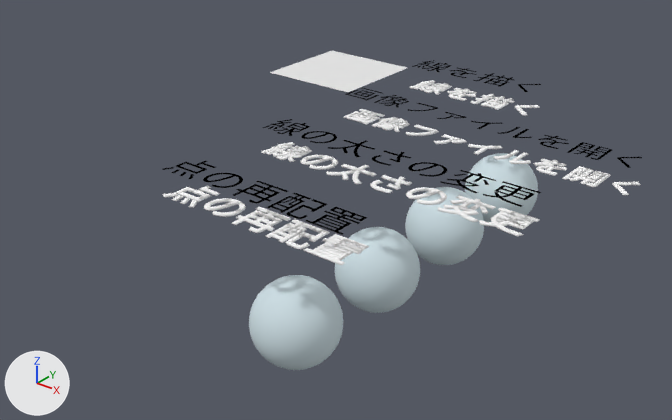
One commit to the Blender file ManualTracingTool/res/toolbar_image01.blend: the scene before it, then after it.
Rendered twice from a 50 mm lens placed at (6.5, 0.39, 7.3), pointed at (-4.6, 14.27, -1.3). Lighting does not change. The marker at lower left points along +X, +Y and +Z. Text is drawn in Blender's own font.

Objects in the first picture: 'Plane.001', 'Sphere', 'Sphere.001', 'Sphere.002', 'Sphere.003', 'Text.001', 'Text.002', 'Text.003', 'Text.004', 'Text.005', 'Text.006', 'Text.007'.
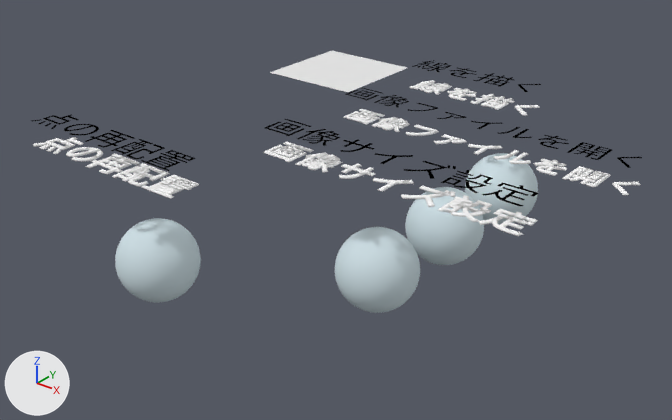
Boxes (x1, y1, x2, y2) around the edits, measured in the pictures (672 x 420 px):
'Sphere.003', moved
    before: (249, 275, 343, 370)
    after: (115, 218, 201, 303)
'Text.006', moved
    before: (162, 186, 369, 265)
    after: (33, 137, 199, 199)
'Text.005', text changed
    before: (261, 142, 539, 236)
    after: (263, 142, 538, 236)
'Text.007', moved
    before: (162, 161, 367, 234)
    after: (30, 114, 195, 171)
'Text.004', text changed
    before: (262, 119, 541, 207)
    after: (264, 119, 538, 206)

The change, as a list of edits to the scene's bpy script:
```text
Change txt_text_003:
    txt_text_003.body: '線の太さの変更' -> '画像サイズ設定'
Change txt_text_001_edge_002:
    txt_text_001_edge_002.body: '線の太さの変更' -> '画像サイズ設定'
Change ob_text_006:
    ob_text_006.location: (-5.0, 10.0, 0.5) -> (-8.75, 10.0, 0.5)
Change ob_text_007:
    ob_text_007.location: (-5.0, 10.0, 1.0) -> (-8.75, 10.0, 1.0)
Change ob_sphere_003:
    ob_sphere_003.location: (-3.12, 11.25, -2.0) -> (-6.87, 11.25, -2.0)
```
